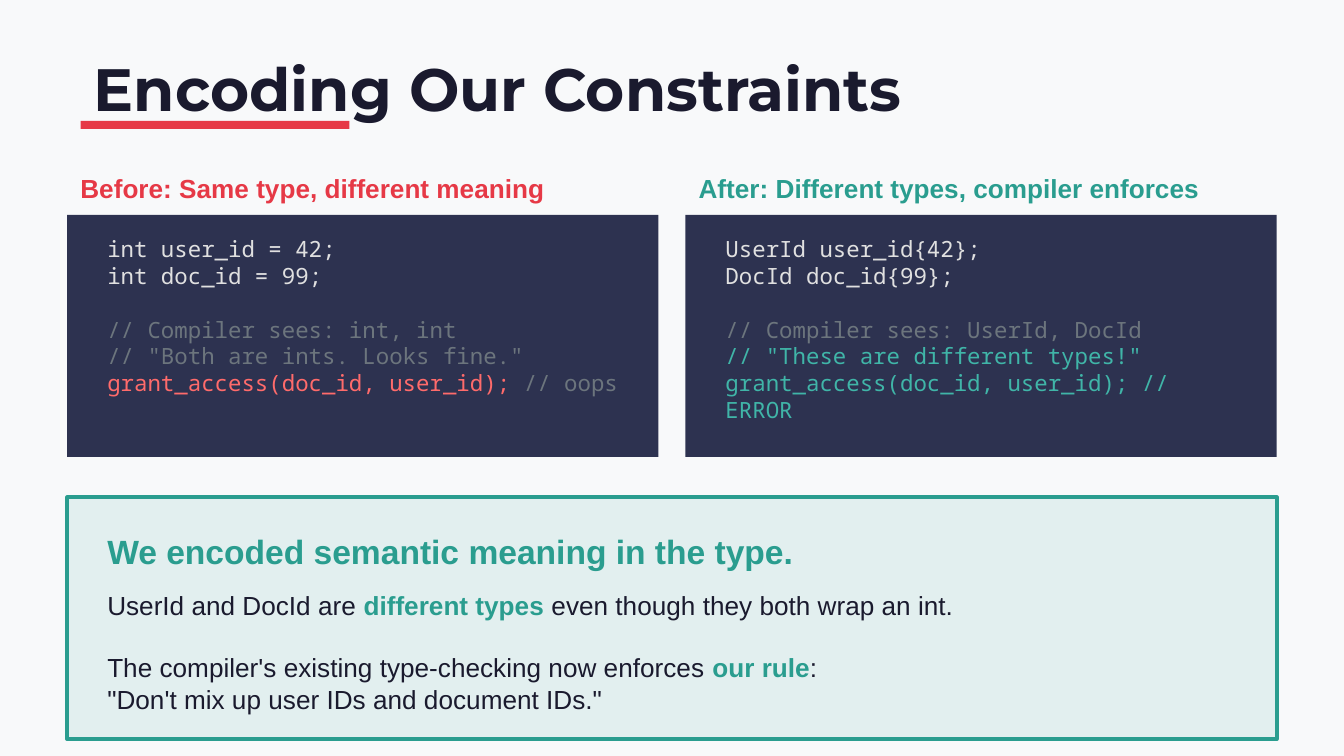
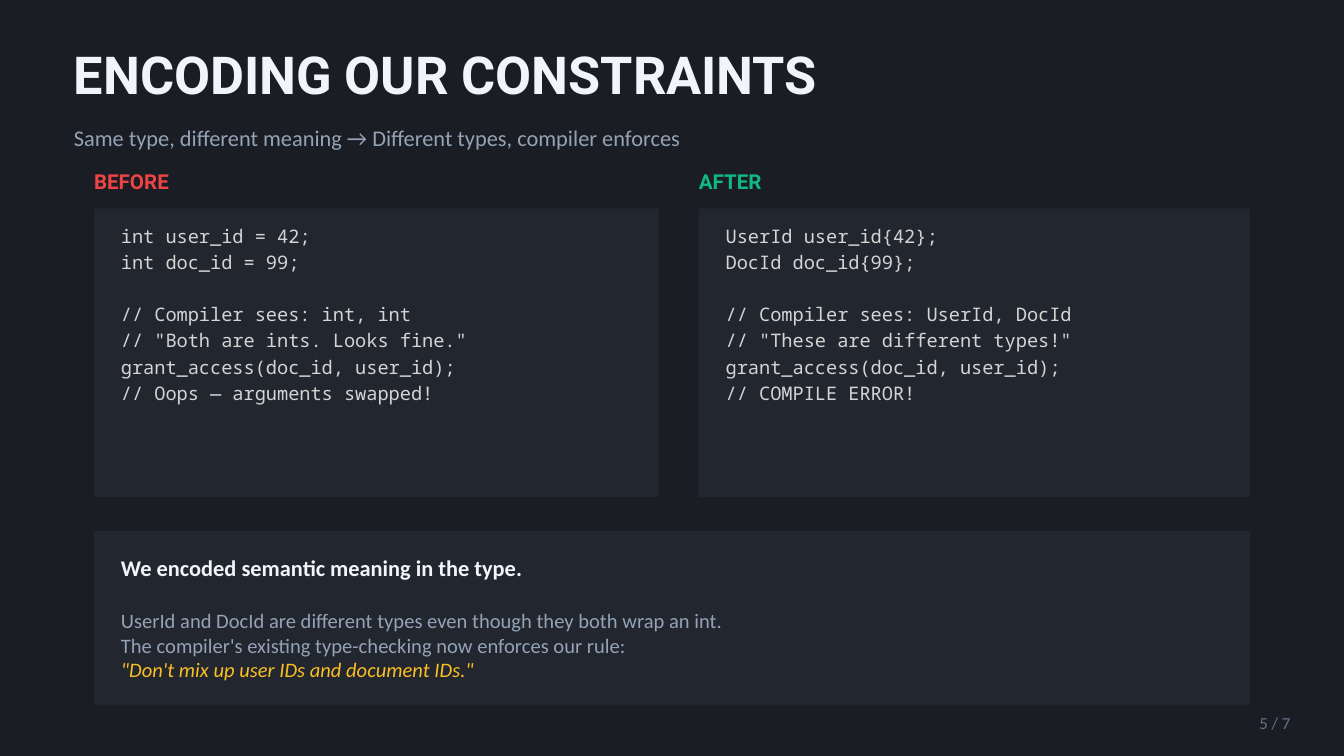
Before and after one commit to schroedermatthew/FatP, a slide deck: slide 5 of Teaching/Compile Time Errrors/sessions/type_system_intro.pptx (slide 4 before the commit). Drawn at 1344x756 pixels with LibreOffice and Linux fonts; fonts in the diff are those of the drawing. Boxes give left, top, right and bottom in pixels: in the first picture for what was removed or moved away, otherwise in the second. Text is boxed around its words. In the diff, an @@ line names an element or a change of style, - is before the commit and + after.

```diff
--- a/Teaching/Compile Time Errrors/sessions/type_system_intro.pptx
+++ b/Teaching/Compile Time Errrors/sessions/type_system_intro.pptx
@@ background #F8F9FA to #1A1D23 @@
@@ text at (74,56,817,95): text changed; size 32 to 28 pt; font Montserrat to Roboto; text colour #1A1A2E to #F1F5F9 @@
-Encoding Our Constraints
+ENCODING OUR CONSTRAINTS
@@ text added at (74,130,680,150), 12 pt, text #94A3B8 @@
+Same type, different meaning → Different types, compiler enforces
@@ rectangle removed at (81,121,349,129) @@
@@ text at (94,174,169,189): text changed; size 14 to 11 pt; font Arial to Roboto; text colour #E63946 to #EF4444 @@
-Before: Same type, different meaning
+BEFORE
@@ text at (699,174,762,189): text changed; size 14 to 11 pt; font Arial to Roboto; text colour #2A9D8F to #10B981 @@
-After: Different types, compiler enforces
+AFTER
@@ rectangle at (94,208,659,497): fill #2D3250 to #22262E @@
@@ rectangle: place and size @@
-rectangle at (67,215,659,457)
+rectangle at (94,208,659,497)
@@ rectangle: place and size @@
-rectangle at (685,215,1277,457)
+rectangle at (699,208,1250,497)
@@ rectangle at (699,208,1250,497): fill #2D3250 to #22262E @@
@@ text at (121,229,467,347): size 12 to 10 pt in "int user_id = 42;", "int doc_id = 99;", "// Compiler sees: int, int", "// "Both are ints. Looks fine.""; text colour #E0E0E0 to #D4D4D4 in "int user_id = 42;", "int doc_id = 99;"; text colour #6C757D to #D4D4D4 in "// Compiler sees: int, int", "// "Both are ints. Looks fine.""; more space between paragraphs @@
@@ text "int user_id = 42;": place and size @@
-text "int user_id = 42;" at (107,240,618,397)
+text "int user_id = 42;" at (121,229,467,405)
@@ text at (726,229,1072,352): size 12 to 10 pt in "UserId user_id{42};", "DocId doc_id{99};", "// Compiler sees: UserId, DocId", "// "These are different types!""; text colour #E0E0E0 to #D4D4D4 in "UserId user_id{42};", "DocId doc_id{99};"; text colour #6C757D to #D4D4D4 in "// Compiler sees: UserId, DocId"; text colour #40B5A8 to #D4D4D4 in "// "These are different types!""; more space between paragraphs @@
@@ text "UserId user_id{42};": place and size @@
-text "UserId user_id{42};" at (725,240,1142,418)
+text "UserId user_id{42};" at (726,229,1072,400)
@@ text at (121,360,455,405): text changed; size 12 to 10 pt; text colour #FF6B6B to #D4D4D4 @@
-grant_access(doc_id, user_id); // oops
+grant_access(doc_id, user_id);
+// Oops — arguments swapped!
@@ text at (726,360,1060,400): text changed; size 12 to 10 pt; text colour #40B5A8 to #D4D4D4 @@
-grant_access(doc_id, user_id); // ERROR
+grant_access(doc_id, user_id);
+// COMPILE ERROR!
@@ rectangle: place and size @@
-rectangle at (67,497,1277,739)
+rectangle at (94,531,1250,706)
@@ rectangle at (94,531,1250,706): fill #2A9D8F at 10% opacity to #22262E; outline #2A9D8F 2 pt to none @@
@@ text removed at (107,539,793,570) @@
-We encoded semantic meaning in the type.
@@ text "We encoded semantic meaning in ...": place and size @@
-text "We encoded semantic meaning in ..." at (107,596,953,715)
+text "We encoded semantic meaning in ..." at (121,560,721,681)
@@ text at (121,560,522,580): paragraph added @@
+We encoded semantic meaning in the type.
@@ text at (121,614,721,681): size 14 to 11 pt, font Arial to Calibri in "UserId and DocId are different types even ...", "The compiler's existing type-checking now enforces our ...", ""Don't mix up user IDs and document ..."; text colour #1A1A2E to #94A3B8 in "UserId and DocId are even though they ...", "The compiler's existing type-checking now enforces rule:"; text colour #2A9D8F to #94A3B8, bold off in "different types", "our rule:"; text colour #1A1A2E to #FBBF24, italic on in ""Don't mix up user IDs and document ..." @@
@@ text added at (1259,718,1291,729), 9 pt, text #64748B @@
+5 / 7
```
Also in this commit, not shown: 5 other slides changed, 1 slide added, 5 other files.
